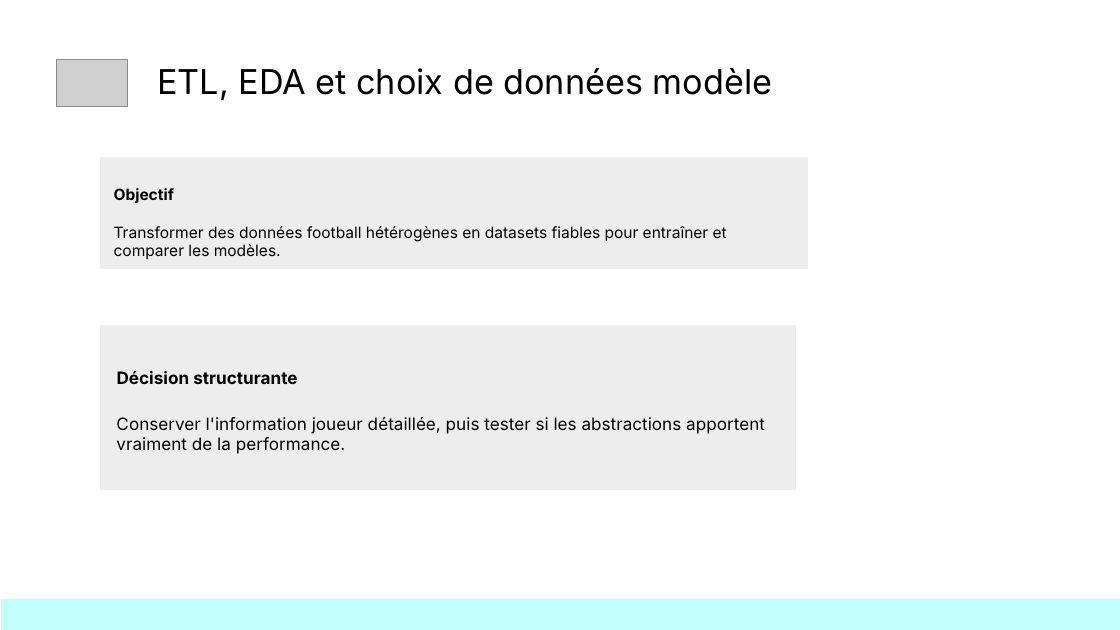
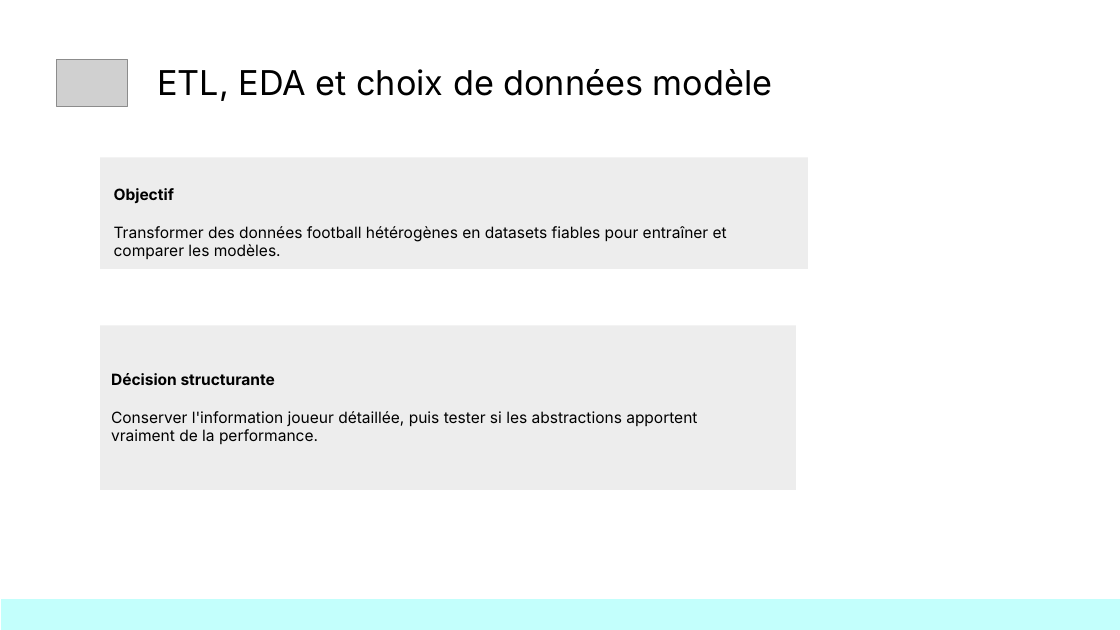
Before and after one commit to kinpintouche-star/football-predictor, a slide deck: slide 6 of docs/FootballPredictorDemoDay20260803.pptx. Drawn at 1120x630 pixels with LibreOffice and Linux fonts; fonts in the diff are those of the drawing; grey boxes stand for pictures; background and template pictures are left out. Boxes give left, top, right and bottom in pixels: in the first picture for what was removed or moved away, otherwise in the second. Text is boxed around its words. In the diff, an @@ line names an element or a change of style, - is before the commit and + after.

```diff
--- a/docs/FootballPredictorDemoDay20260803.pptx
+++ b/docs/FootballPredictorDemoDay20260803.pptx
@@ text "Décision structurante": place and size @@
-text "Décision structurante" at <box>116,417,765,454</box>
+text "Décision structurante" at <box>111,373,697,444</box>
@@ text at <box>111,373,275,385</box>: paragraph added @@
+Décision structurante
@@ text removed at <box>117,371,297,384</box> @@
-Décision structurante
@@ text at <box>111,411,697,444</box>: size 11 to 10 pt in "Conserver l'information joueur détaillée, puis tester si ..." @@
```
Also in this commit, not shown: 12 other slides changed.
